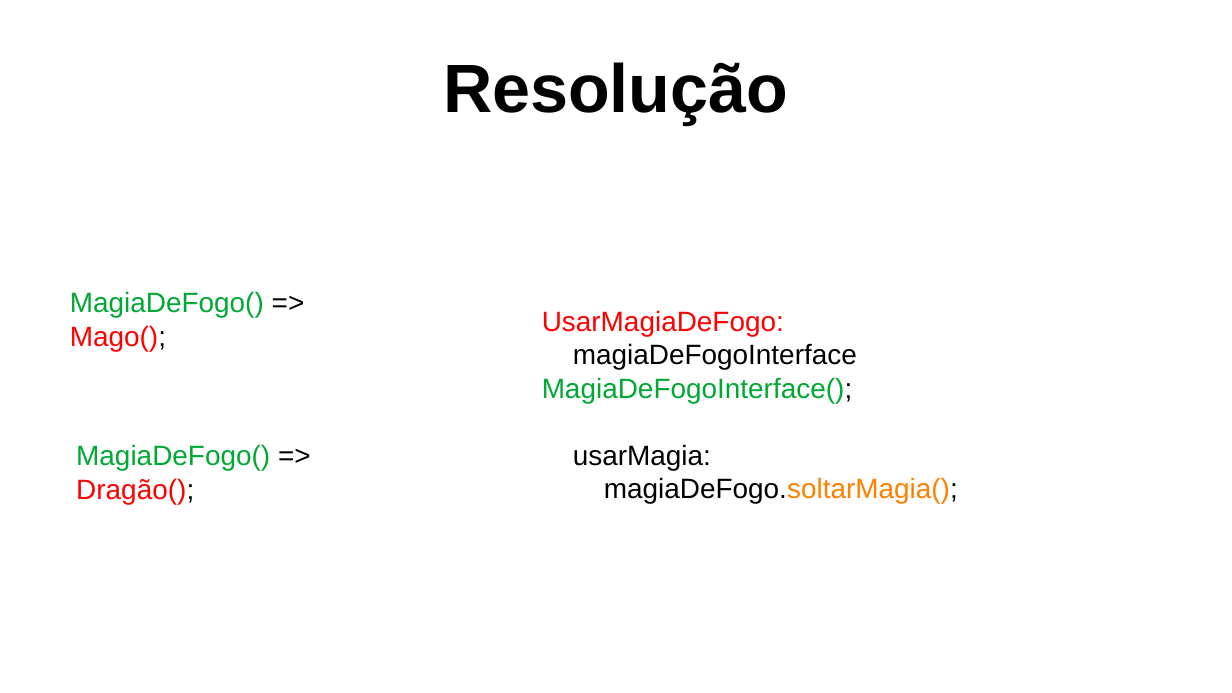
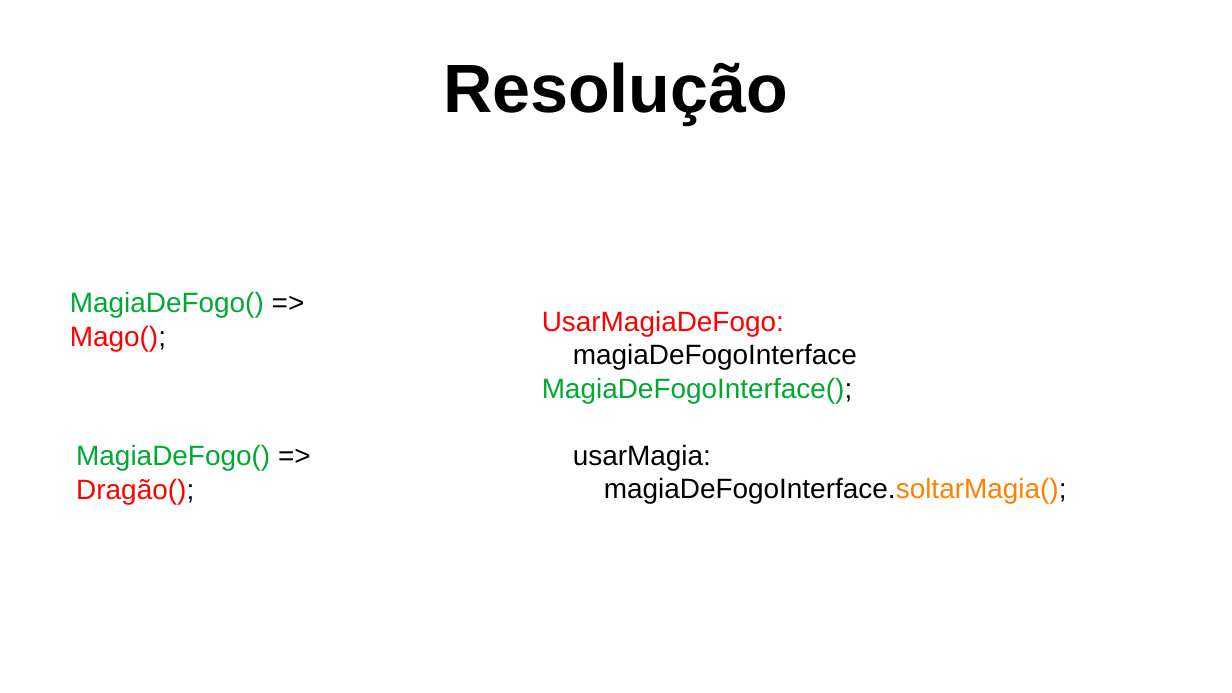
Before and after one commit to matheusjferreira/dart-dip, a slide deck: slide 8 of src/dip_apresentacao.odp. Drawn at 1232x693 pixels with LibreOffice and Linux fonts; fonts in the diff are those of the drawing. Boxes give left, top, right and bottom in pixels: in the first picture for what was removed or moved away, otherwise in the second. Text is boxed around its words. In the diff, an @@ line names an element or a change of style, - is before the commit and + after.

Commit message:
refactor: update dip_apresentacao.odp

```diff
--- a/src/dip_apresentacao.odp
+++ b/src/dip_apresentacao.odp
@@ text at (604, 477, 1067, 504): text changed @@
-magiaDeFogo.soltarMagia();
+magiaDeFogoInterface.soltarMagia();
```
